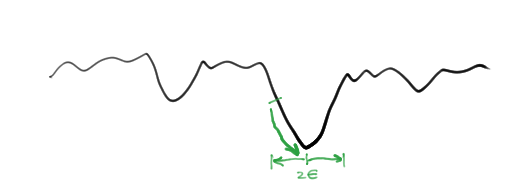
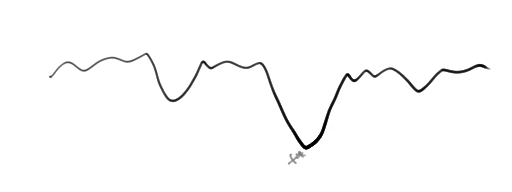
Revision of a layered (512, 192) image; what changed, layer by layer:
hid (unnamed layer) (1st of 5), painted on it over 268, 97, 300, 157
hid (unnamed layer) (2nd of 5), painted on it over 270, 152, 346, 180
added layer "Copy of Untitled layer #3" over 287, 95, 350, 165
